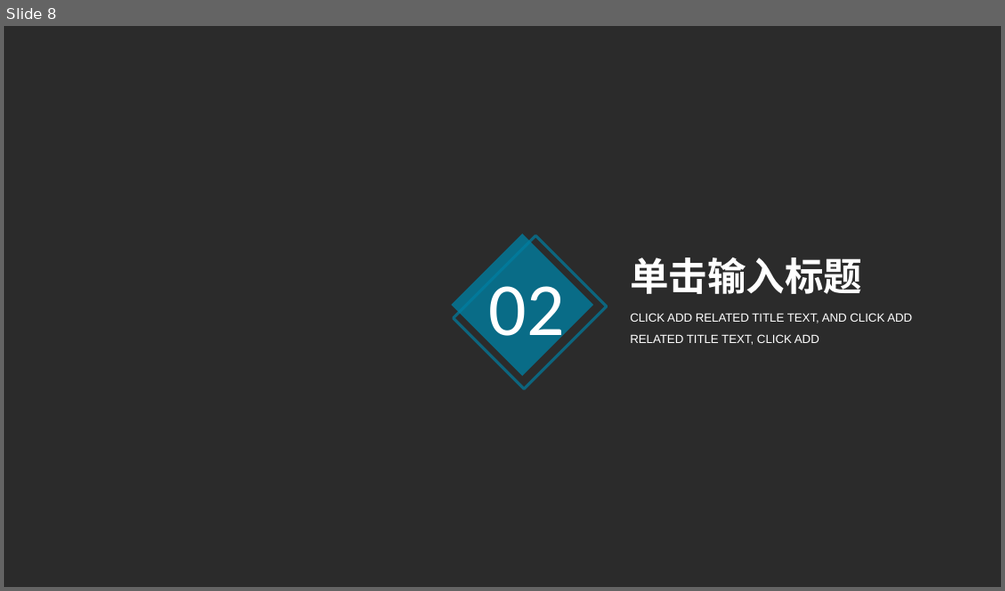
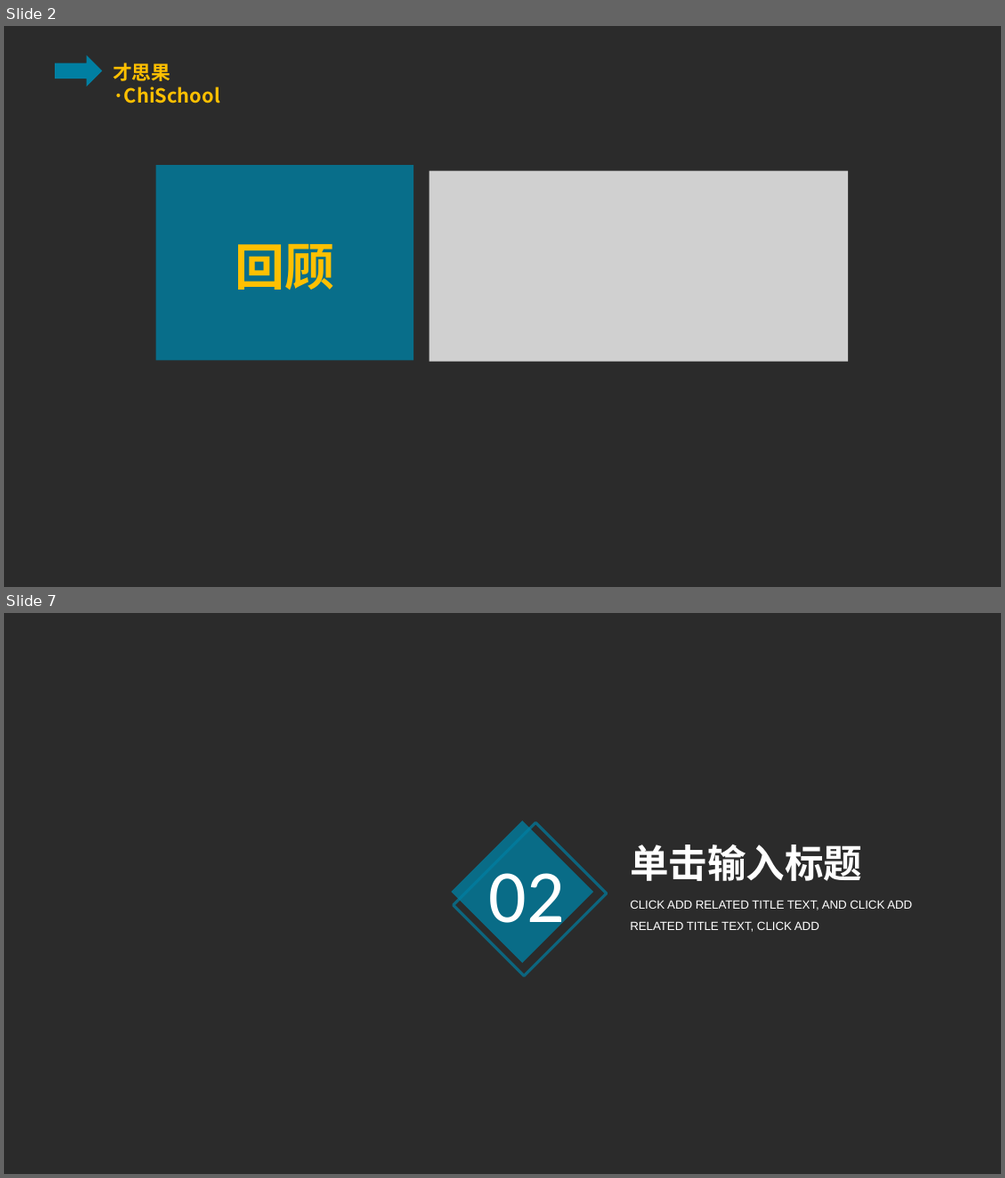
Before and after one commit to ppliu1987/chichool, a slide deck: html/class/lesson_two/AII.pptx. Shown one above the other, each under a label of ours: slide 8 before the commit, slides 2 and 7 after it; the slides between them are not shown. The pictures are 1005x591 and 1005x1178 pixels, drawn with LibreOffice and Linux fonts; fonts in the diff are those of the drawing; grey boxes stand for pictures; background and template pictures are left out; a plain dark background stands for a picture behind light text. Boxes give left, top, right and bottom in pixels: in the first picture for what was removed or moved away, otherwise in the second. Text is boxed around its words. In the diff, an @@ line names an element or a change of style, - is before the commit and + after.

```diff
--- a/html/class/lesson_two/AII.pptx
+++ b/html/class/lesson_two/AII.pptx
@@ slide 2 added at box(4, 26, 1001, 587), background picture (left out) @@
@@ right arrow added at box(55, 54, 102, 86), fill #007FA2 @@
@@ text added at box(113, 62, 220, 103), 14 pt, text #FFC000, bold @@
+才思果·ChiSchool
@@ rectangle added at box(155, 166, 413, 361), fill #007FA2 at 80% opacity @@
@@ picture added at box(429, 170, 849, 361) @@
@@ text added at box(235, 243, 334, 289), 36 pt, text #FFC000, bold @@
+回顾
@@ what was slide 8 is now slide 7 @@
```
Also in this commit, not shown: 18 slides changed, 1 other slide added, 3 slides removed, 5 other files.
